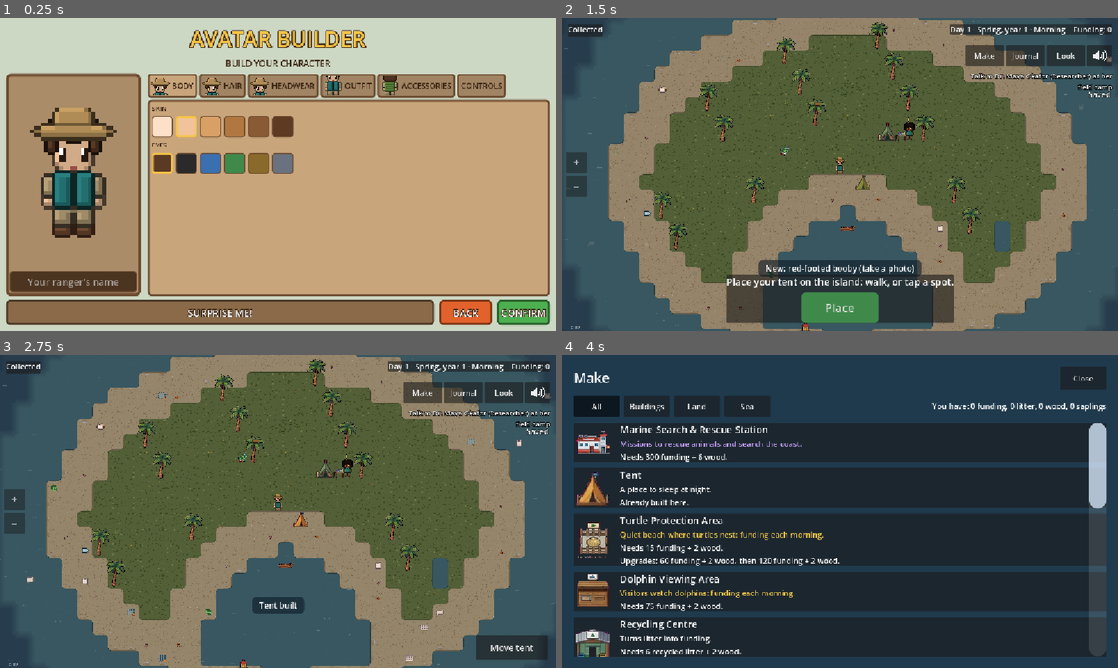
Above: before the commit, frames 1-4 (two rows, left to right).
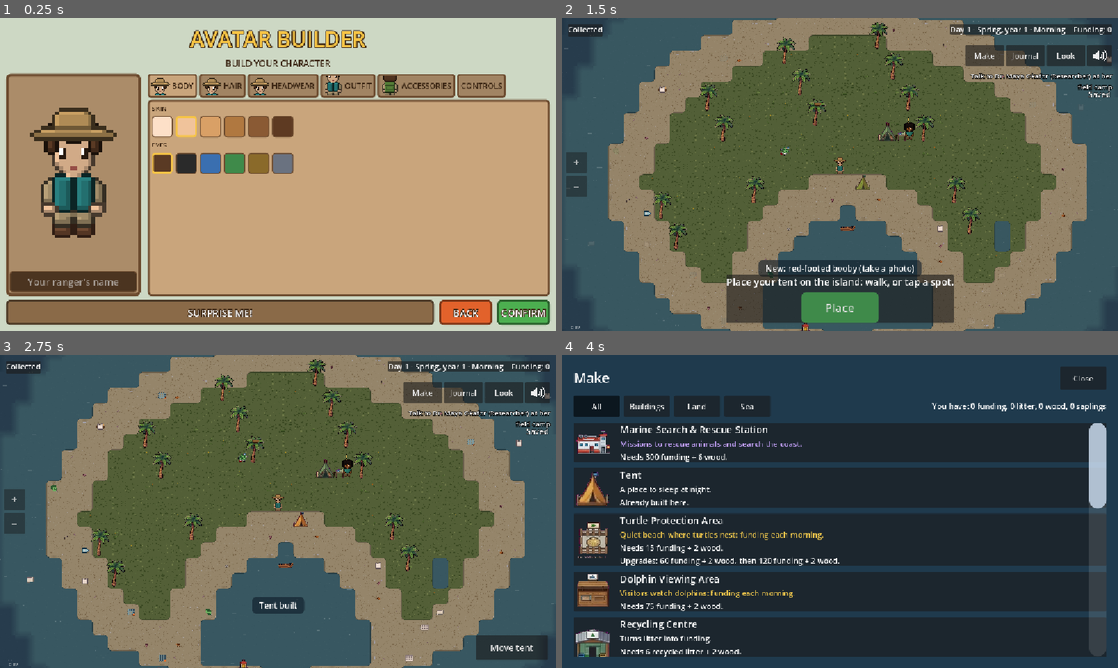
Above: after the commit, the same moments.

Repository: detronics-apps/ocean-haven
Game: Godot game, scene res://scenes/world/ocean_world.tscn
Same seed, same stepped clock (60 frames per second), same inputs: the game is played once before the commit and once after it.
Inputs (mouse positions are in pixels of both pictures, inside the frame that each line leads up to):
- Up to frame 1 (0.25 s): no input
- Up to frame 2 (1.5 s): click (634, 280) at 0.52 s; type "Alex" at 0.6 s; click "CONFIRM" at 1.25 s
- Up to frame 3 (2.75 s): click "Place" at 2 s
- Up to frame 4 (4 s): click "Make" at 2.75 s; click "All" at 3.5 s

The runs differ from the first frame. In frame 1, 1.6% of the frame differs, in the area x 5-72%, y 19-64%; in frame 2, 0.1%; in frame 3, 0.2%; in frame 4, nothing differs.

Commit message:
Avatar: bald, fade and army cut; eyes a pixel shorter, rounder glasses; a one-pixel neck, head a row shorter, arms a row lower with rounded shoulders, a soft seam and hands over the trousers
Co-Authored-By: Claude Opus 5.5 <noreply@anthropic.com>

Diff:
--- a/data/avatar/avatar_options.tres
+++ b/data/avatar/avatar_options.tres
@@ -10,6 +10,9 @@
 [ext_resource type="Texture2D" path="res://assets/characters/avatar/hair_side_ponytail.png" id="hair_side_ponytail"]
 [ext_resource type="Texture2D" path="res://assets/characters/avatar/hair_braid.png" id="hair_braid"]
 [ext_resource type="Texture2D" path="res://assets/characters/avatar/hair_cropped.png" id="hair_cropped"]
+[ext_resource type="Texture2D" path="res://assets/characters/avatar/hair_bald.png" id="hair_bald"]
+[ext_resource type="Texture2D" path="res://assets/characters/avatar/hair_fade.png" id="hair_fade"]
+[ext_resource type="Texture2D" path="res://assets/characters/avatar/hair_army.png" id="hair_army"]
 [ext_resource type="Texture2D" path="res://assets/characters/avatar/ranger_hat.png" id="ranger_hat"]
 [ext_resource type="Texture2D" path="res://assets/characters/avatar/cap.png" id="cap"]
 [ext_resource type="Texture2D" path="res://assets/characters/avatar/bucket_hat.png" id="bucket_hat"]
@@ -35,8 +38,8 @@
 script = ExtResource("script")
 skin_tones = Array[Color]([Color(0.99215686, 0.8784314, 0.78431374, 1), Color(0.9411765, 0.7647059, 0.60784316, 1), Color(0.8509804, 0.627451, 0.4, 1), Color(0.6901961, 0.47058824, 0.2509804, 1), Color(0.5411765, 0.3529412, 0.20392157, 1), Color(0.36862746, 0.22745098, 0.13333334, 1)])
 eye_colours = Array[Color]([Color(0.3529412, 0.22745098, 0.14117648, 1), Color(0.16470589, 0.16470589, 0.16470589, 1), Color(0.22745098, 0.43529412, 0.6901961, 1), Color(0.24705882, 0.5411765, 0.2901961, 1), Color(0.5411765, 0.41568628, 0.16470589, 1), Color(0.41568628, 0.44705883, 0.5019608, 1)])
-hair_styles = Array[Texture2D]([ExtResource("hair_short"), E …(188 unchanged characters)… air_braid"), ExtResource("hair_cropped")])
-hair_style_names = PackedStringArray("Short", "Long", "Ponytail", "Curly", "Big curls", "Wavy", "Side ponytail", "Braid", "Cropped")
+hair_styles = Array[Texture2D]([ExtResource("hair_short"), E …(188 unchanged characters)… air_braid"), ExtResource("hair_cropped"), ExtResource("hair_bald"), ExtResource("hair_fade"), ExtResource("hair_army")])
+hair_style_names = PackedStringArray("Short", "Long", "Ponytail", "Curly", "Big curls", "Wavy", "Side ponytail", "Braid", "Cropped", "Bald", "Fade", "Army cut")
 hair_colours = Array[Color]([Color(0.16470589, 0.13725491, 0.1254902, 1), Color(0.3529412, 0.22745098, 0.14117648, 1),  …(264 unchanged characters)…
 outfit_colours = Array[Color]([Color(0.95686275, 0.94509804, 0.9019608, 1), Color(0.18431373, 0.2901961, 0.47843137, 1) …(531 unchanged characters)…
 hats = Array[Texture2D]([null, ExtResource("ranger_hat"), ExtResource("cap"), ExtResource("bucket_hat"), ExtResource("sun_hat"), ExtResource("safari_cap")])
--- a/scripts/player/avatar.gd
+++ b/scripts/player/avatar.gd
@@ -95,7 +95,7 @@
 
 ## Sitting (in a boat): only down to the waist, the waist at the node's position.
 func sit() -> void:
-	const WAIST := 27.0
+	const WAIST := 30.0  # (a little below the waist: hidden behind the boat's near side)
 	for sprite: Sprite2D in get_children():
 		if sprite.texture:
 			sprite.region_enabled = true
Binary file changed: assets/characters/avatar/arm.png
Binary file changed: assets/characters/avatar/backpack.png
Binary file changed: assets/characters/avatar/badge_ocean_day.png
Binary file changed: assets/characters/avatar/bottoms_shorts.png
Binary file changed: assets/characters/avatar/bottoms_trousers.png
Binary file changed: assets/characters/avatar/bucket_hat.png
Binary file changed: assets/characters/avatar/cap.png
Binary file changed: assets/characters/avatar/eyes.png
Binary file changed: assets/characters/avatar/glasses_round.png
Binary file changed: assets/characters/avatar/glasses_square.png
Binary file changed: assets/characters/avatar/glasses_sunglasses.png
Binary file added: assets/characters/avatar/hair_army.png
(and 26 more such lines)
